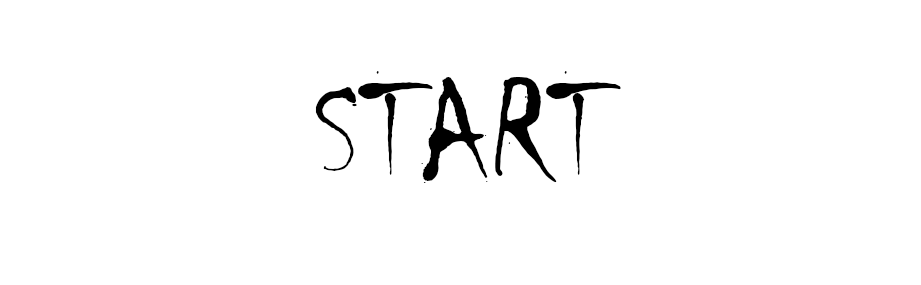
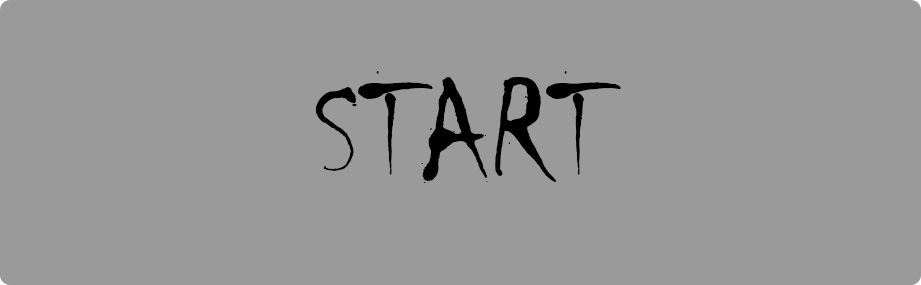
Layer changes from the first (921, 285) image to the second:
painted on "Rounded Rectangle 1" over [0, 0, 921, 285]
